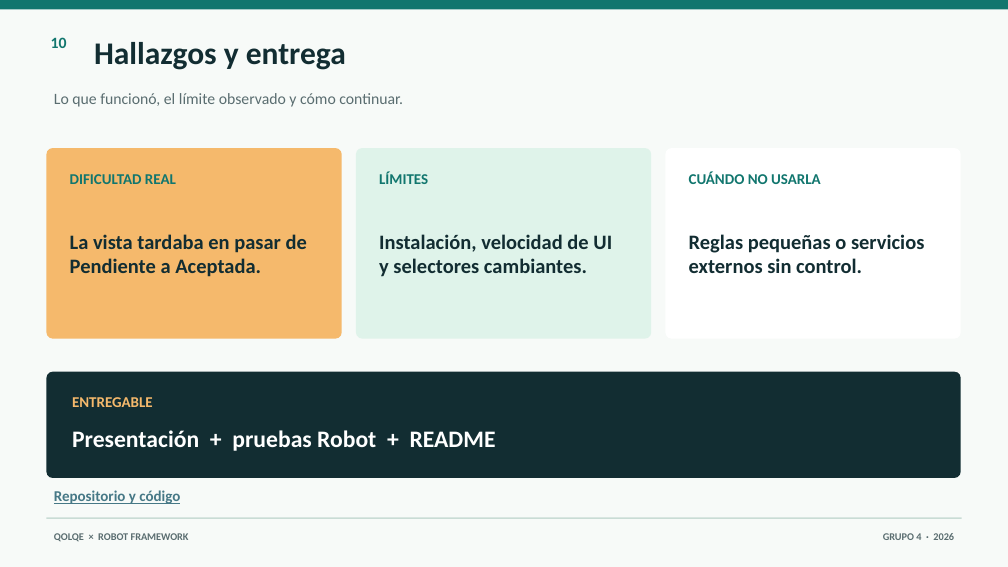
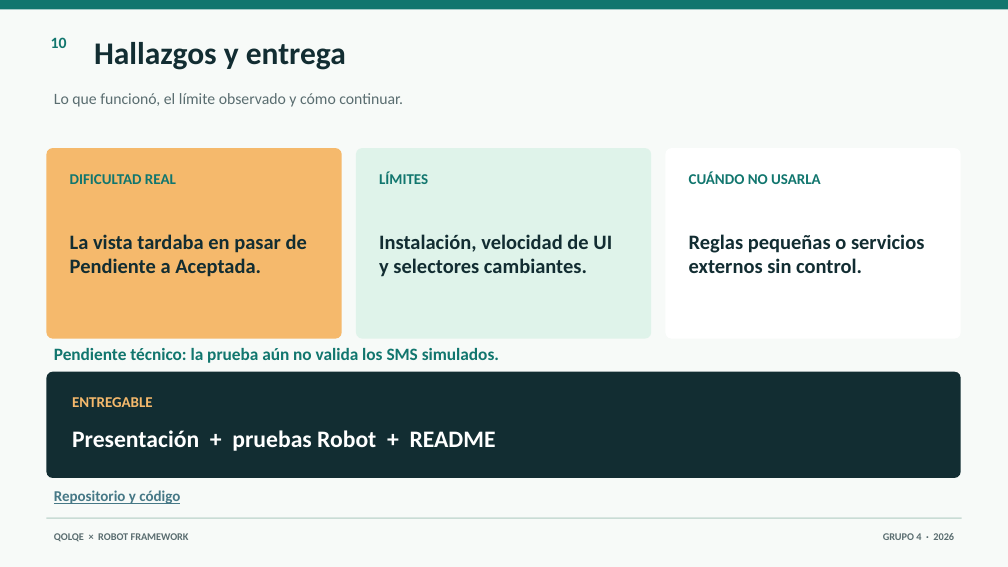
Before and after one commit to Joharjbe/qolqe-wallet, a slide deck: slide 10 of docs/Presentacion_Robot_Framework_G4_visual.pptx. Drawn at 1008x567 pixels with LibreOffice and Linux fonts; fonts in the diff are those of the drawing. Boxes give left, top, right and bottom in pixels: in the first picture for what was removed or moved away, otherwise in the second. Text is boxed around its words. In the diff, an @@ line names an element or a change of style, - is before the commit and + after.

Commit message:
Align visible slide text with presentation script

```diff
--- a/docs/Presentacion_Robot_Framework_G4_visual.pptx
+++ b/docs/Presentacion_Robot_Framework_G4_visual.pptx
@@ text added at box(54, 348, 499, 363), 16.5 pt, text #11766E, bold @@
+Pendiente técnico: la prueba aún no valida los SMS simulados.
```
Also in this commit, not shown: 9 other slides changed, 1 other file.
